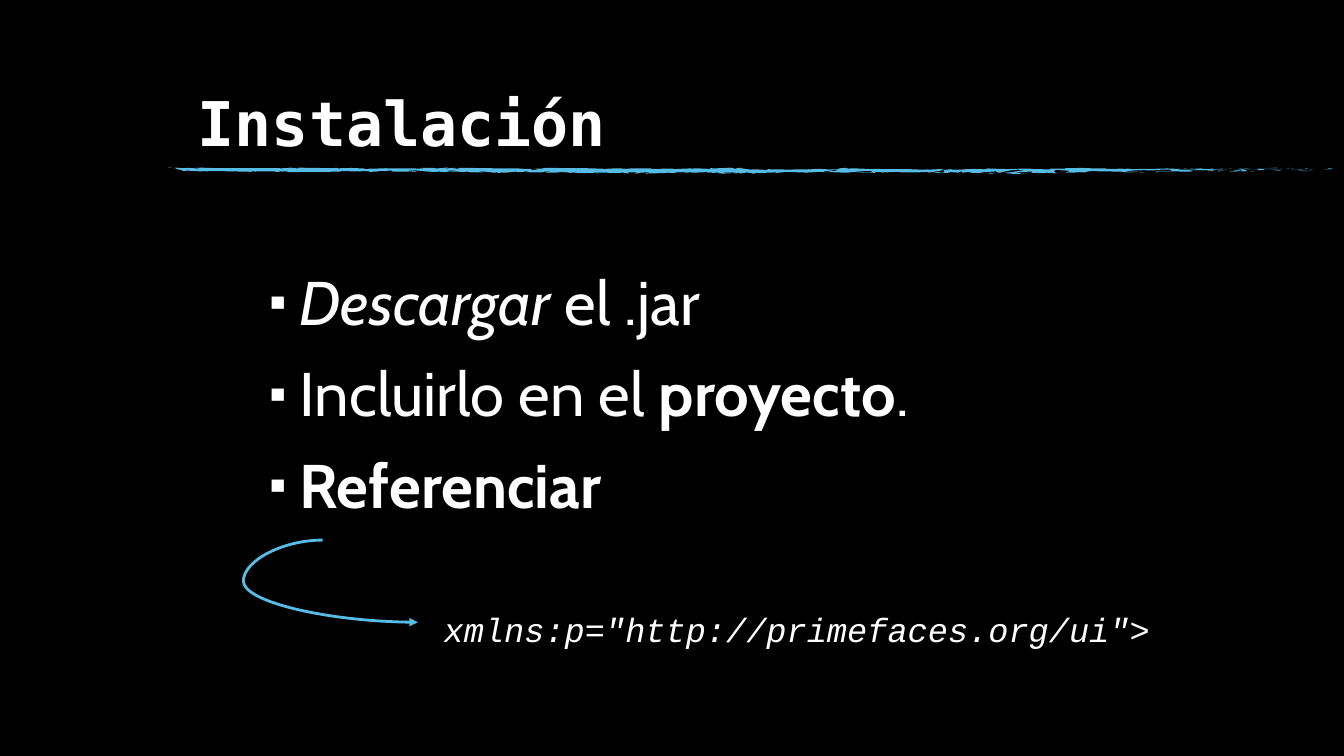
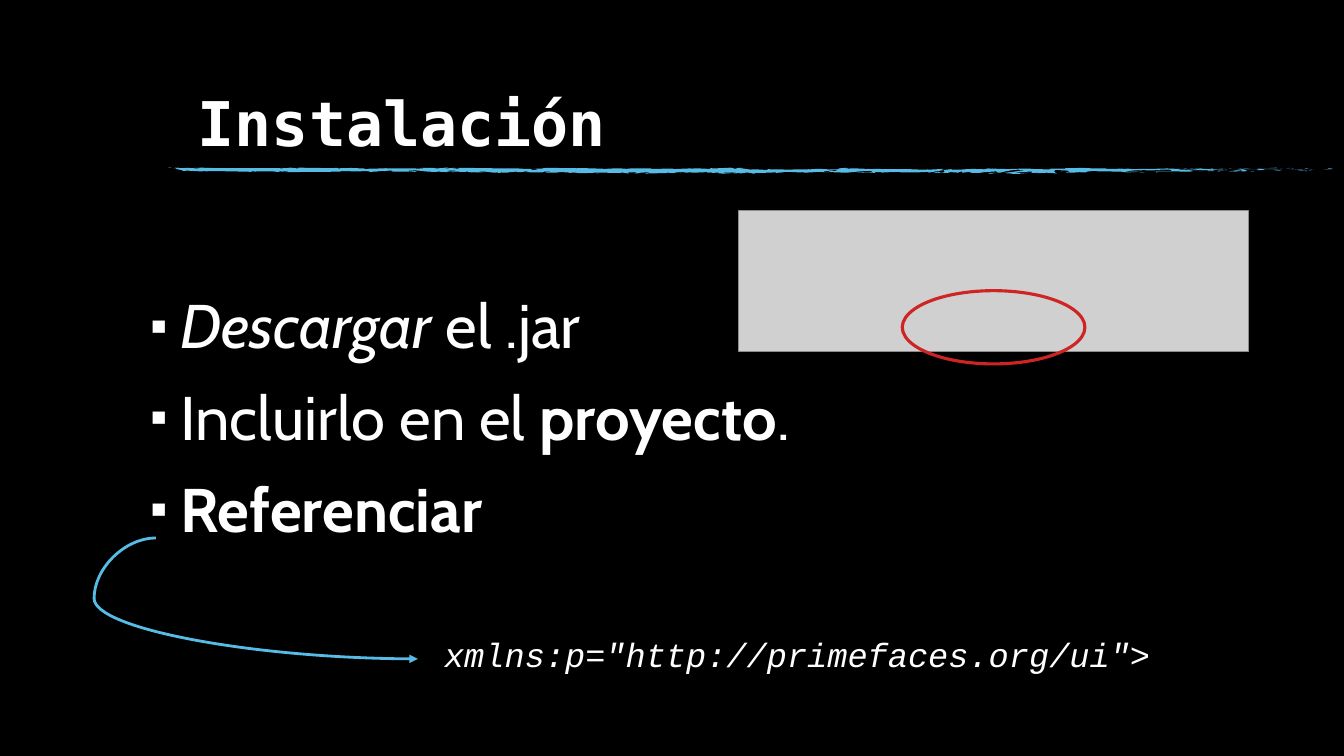
Before and after one commit to pablobravo/WebPrimeFaces, a slide deck: slide 7 of Documentacion/PrimeFaces_presentacion.pptx. Drawn at 1344x756 pixels with LibreOffice and Linux fonts; fonts in the diff are those of the drawing; grey boxes stand for pictures; background and template pictures are left out. Boxes give left, top, right and bottom in pixels: in the first picture for what was removed or moved away, otherwise in the second. Text is boxed around its words. In the diff, an @@ line names an element or a change of style, - is before the commit and + after.

```diff
--- a/Documentacion/PrimeFaces_presentacion.pptx
+++ b/Documentacion/PrimeFaces_presentacion.pptx
@@ picture added at (739,210,1248,352) @@
@@ text "Descargar el .jar": place and size @@
-text "Descargar el .jar" at (299,278,909,509)
+text "Descargar el .jar" at (180,301,790,533)
@@ ellipse added at (902,290,1085,364), outline #CE2424 2.25 pt @@
@@ curved arrow moved from (323, 540) - (417, 622) to (156, 538) - (417, 659) @@
@@ text "xmlns:p="http://primefaces.org/ui">": place and size @@
-text "xmlns:p="http://primefaces.org/ui">" at (444,618,1150,649)
+text "xmlns:p="http://primefaces.org/ui">" at (444,643,1150,674)
```
Also in this commit, not shown: 5 other slides changed, 9 slides added, 3 slides removed.
